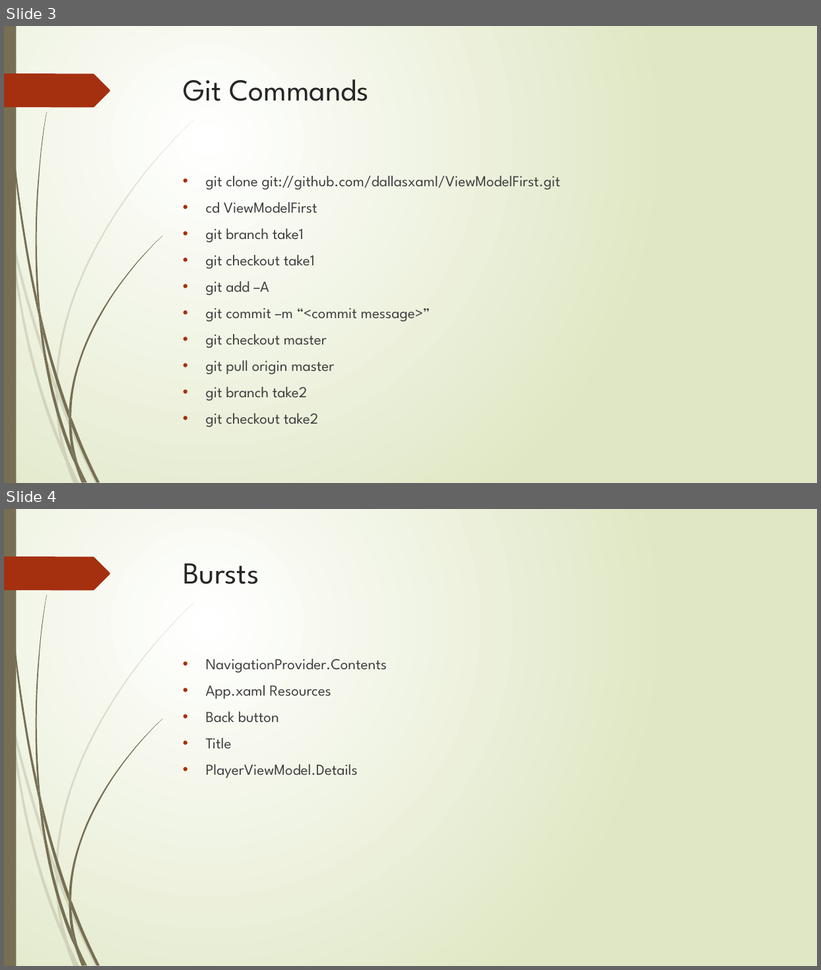
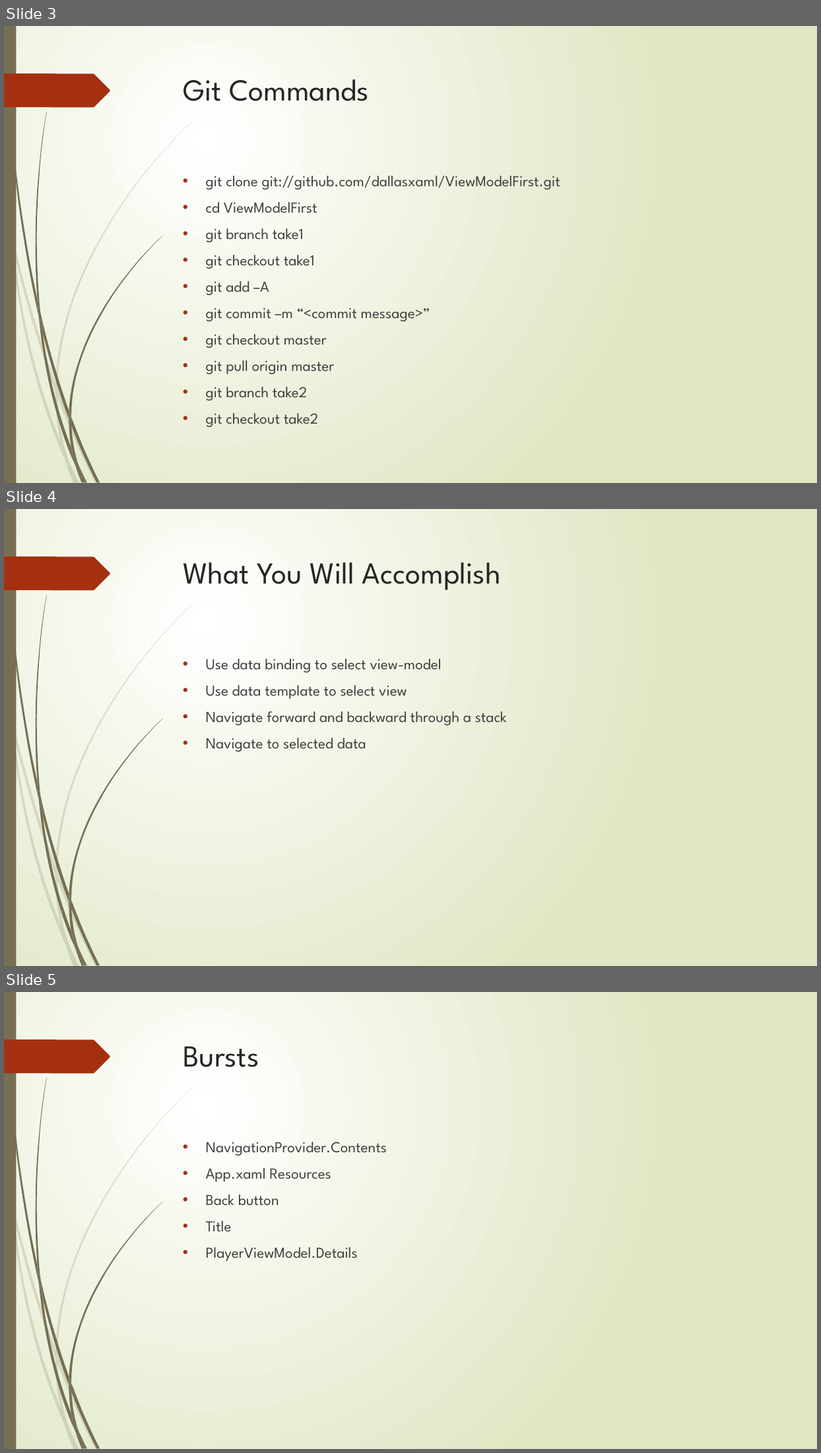
Before and after one commit to stralsi/ViewModelFirst, a slide deck: ViewModel-First Navigation.pptx. Shown one above the other, each under a label of ours: slides 3 and 4 before the commit, slides 3, 4 and 5 after it. The pictures are 821x970 and 821x1453 pixels, drawn with LibreOffice and Linux fonts; fonts in the diff are those of the drawing. Boxes give left, top, right and bottom in pixels: in the first picture for what was removed or moved away, otherwise in the second. Text is boxed around its words. In the diff, an @@ line names an element or a change of style, - is before the commit and + after.

Commit message:
Added what you will accomplish.

```diff
--- a/ViewModel-First Navigation.pptx
+++ b/ViewModel-First Navigation.pptx
@@ slide 4 added at (4,509,817,966), background gradient #FFFFFF to #DFE8C4; not listed: 24 template elements that a slide beside it also shows @@
@@ title added at (183,562,501,590), 36 pt, text #262626 @@
+What You Will Accomplish
@@ text added at (206,659,507,752), 18 pt, text #404040 @@
+• Use data binding to select view-model
+• Use data template to select view
+• Navigate forward and backward through a stack
+• Navigate to selected data
@@ what was slide 4 is now slide 5 @@
```
Also in this commit, not shown: 1 slide changed.
